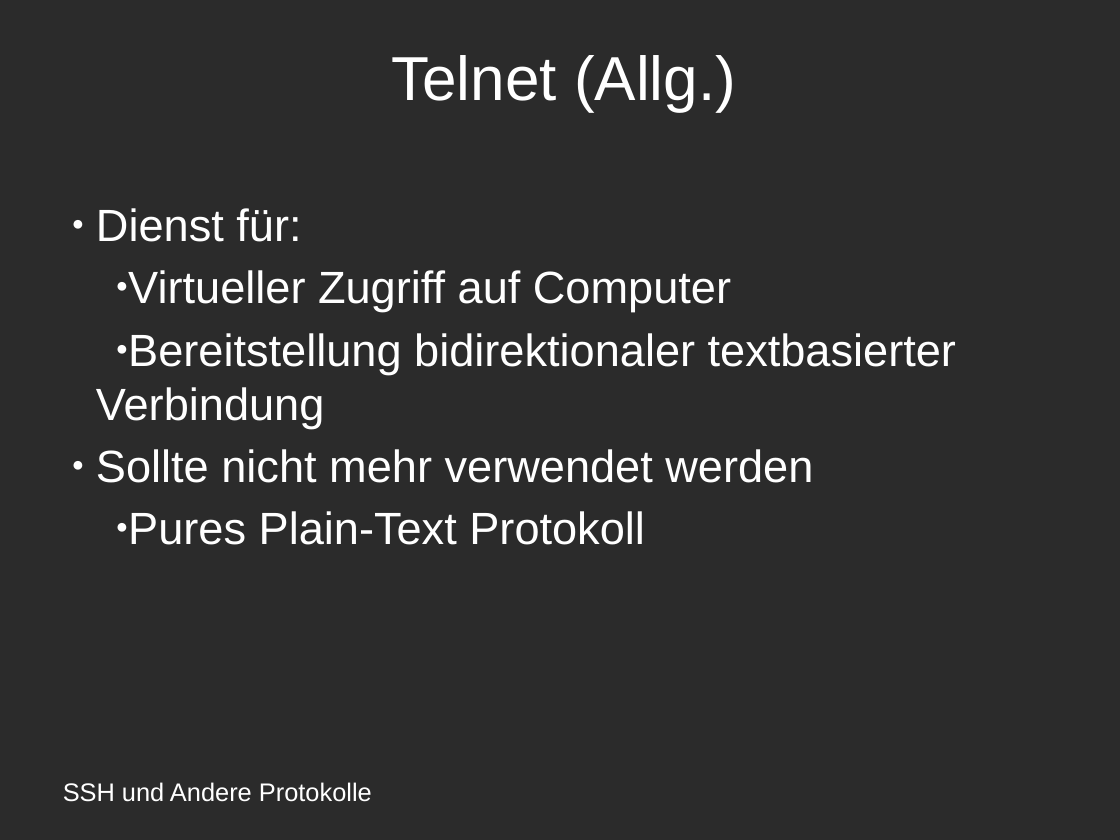
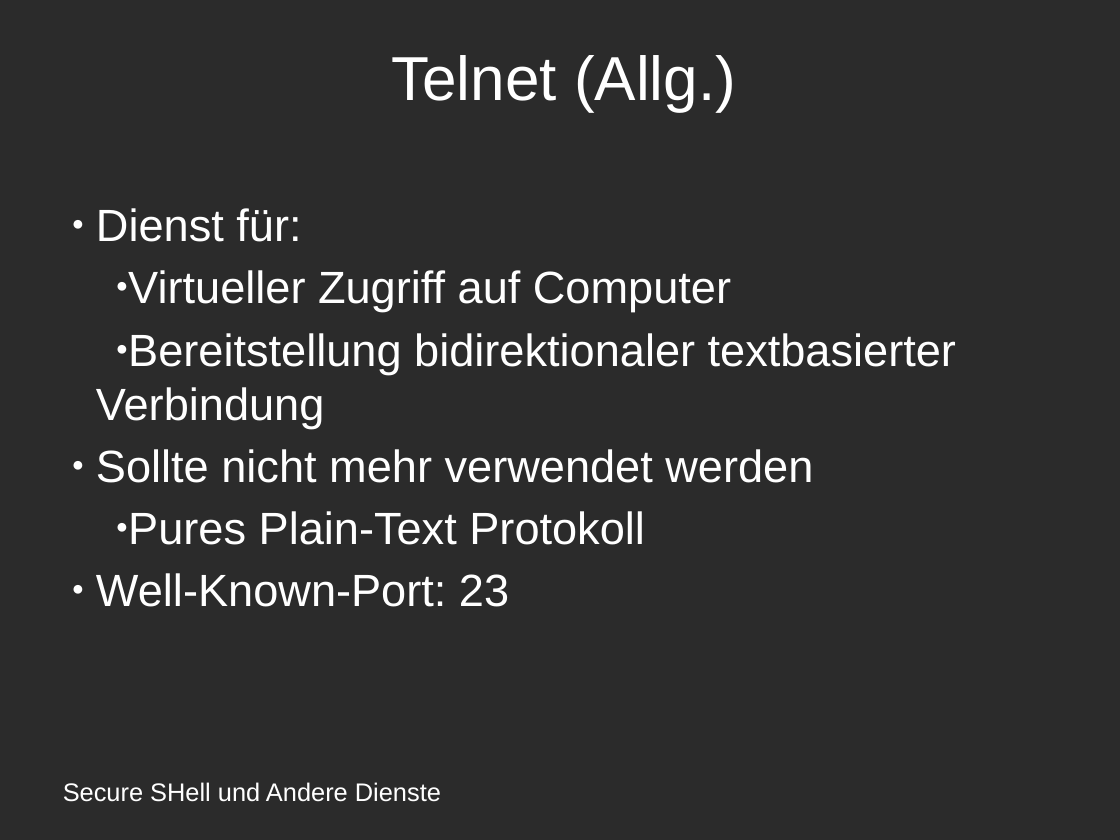
Before and after one commit to amlispolska/SSH-Projekt, a slide deck: slide 5 of ssh-presentation.odp. Drawn at 1120x840 pixels with LibreOffice and Linux fonts; fonts in the diff are those of the drawing; background and template pictures are left out; a plain dark background stands for a picture behind light text. Boxes give left, top, right and bottom in pixels: in the first picture for what was removed or moved away, otherwise in the second. Text is boxed around its words. In the diff, an @@ line names an element or a change of style, - is before the commit and + after.

```diff
--- a/ssh-presentation.odp
+++ b/ssh-presentation.odp
@@ subtitle at <box>96,573,509,607</box>: paragraph added @@
+● Well-Known-Port: 23
@@ text at <box>63,782,441,802</box>: text changed @@
-SSH und Andere Protokolle
+Secure SHell und Andere Dienste
```
Also in this commit, not shown: 8 other slides changed, 4 slides added, 2 slides removed, 1 other file.
